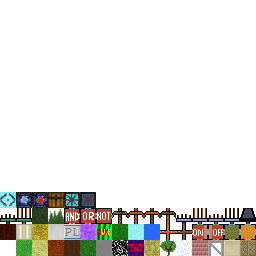
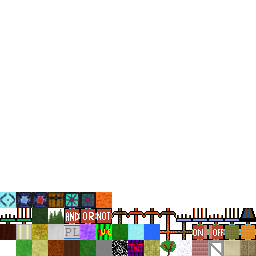
Revision of a layered (256, 256) image; what changed, layer by layer:
painted on "TerrainTextures.png" over [96, 192, 112, 208]
